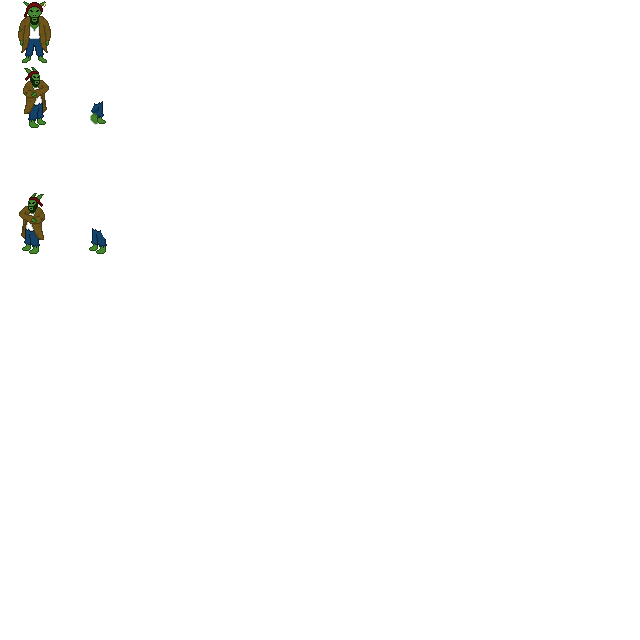
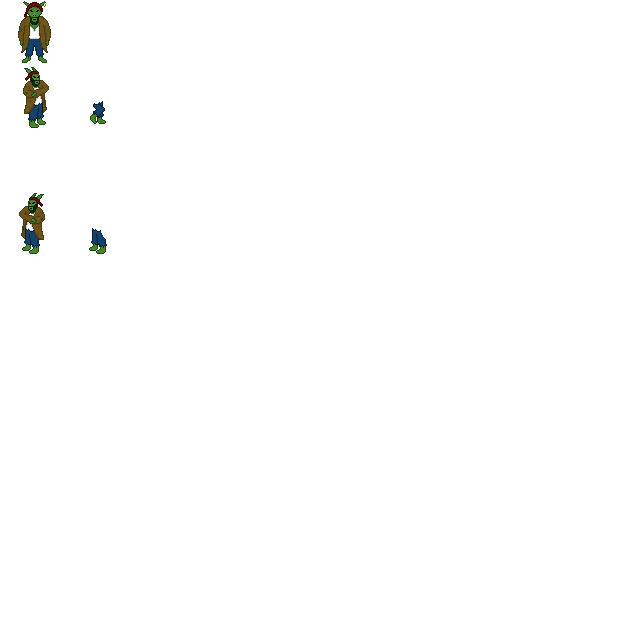
Two versions of the same layered image (640 × 640). Layer-by-layer changes:
removed layer "Pasted Layer" over 89, 108, 101, 125
painted on "Layer #1" over 30, 103, 105, 125
